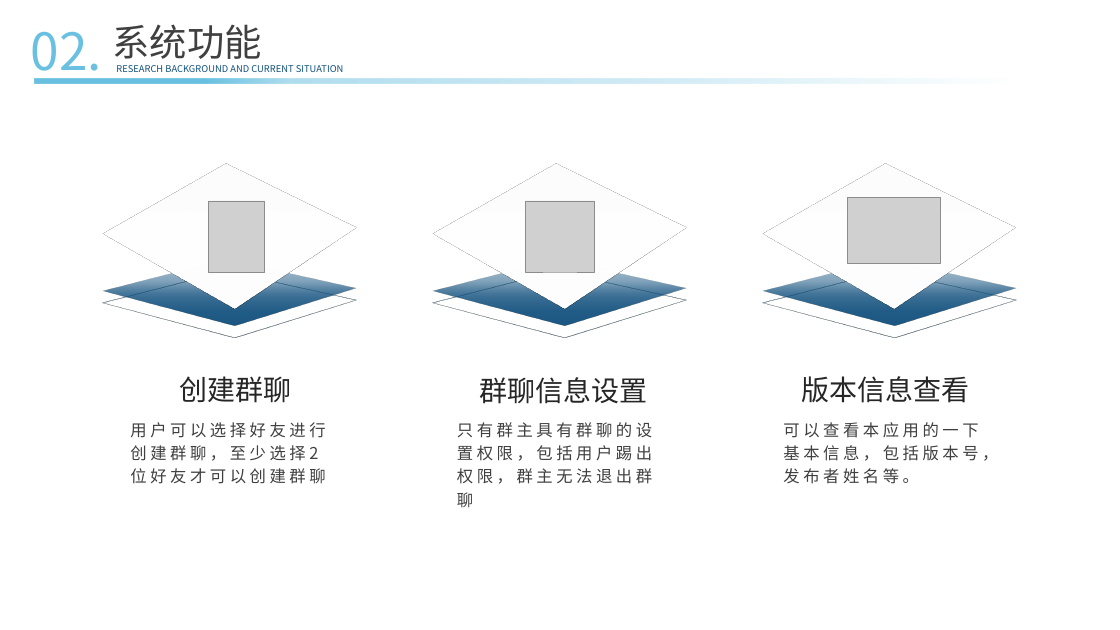
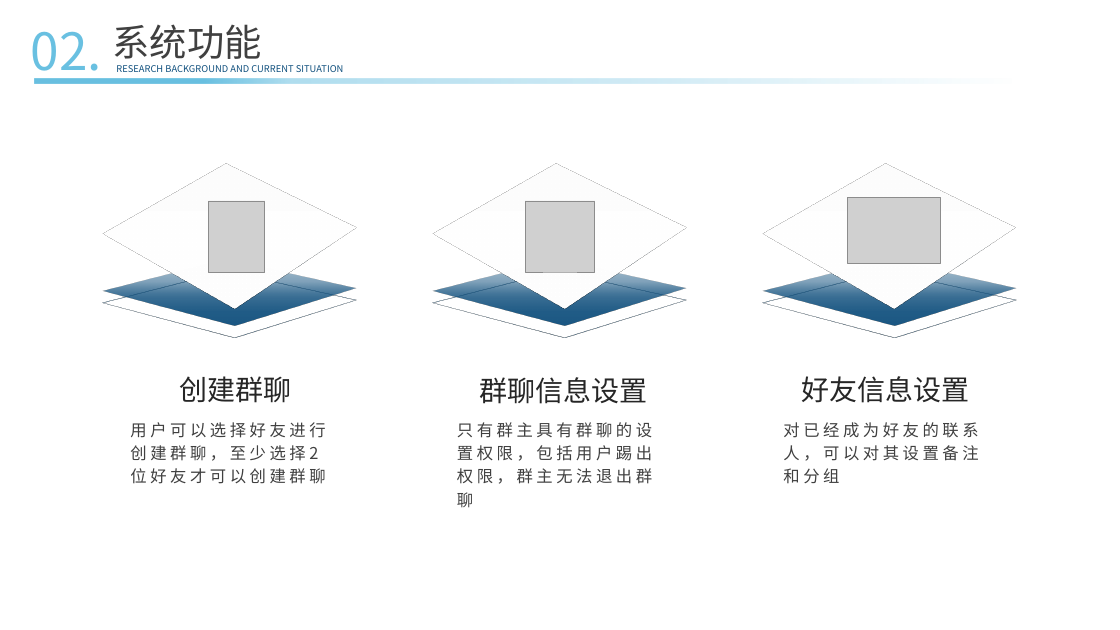
Before and after one commit to ConsoleLZ/chat-app, a slide deck: slide 11 of 毕业论文/毕业答辩(系统开发）.pptx. Drawn at 1120x630 pixels with LibreOffice and Linux fonts; fonts in the diff are those of the drawing; grey boxes stand for pictures. Boxes give left, top, right and bottom in pixels: in the first picture for what was removed or moved away, otherwise in the second. Text is boxed around its words. In the diff, an @@ line names an element or a change of style, - is before the commit and + after.

```diff
--- a/毕业论文/毕业答辩(系统开发）.pptx
+++ b/毕业论文/毕业答辩(系统开发）.pptx
@@ text at (802,376,970,403): text changed @@
-版本信息查看
+好友信息设置
@@ text at (783,422,978,483): text changed @@
-可以查看本应用的一下基本信息，包括版本号，发布者姓名等。
+对已经成为好友的联系人，可以对其设置备注和分组
```
Also in this commit, not shown: 1 other slide changed, 1 other file.
